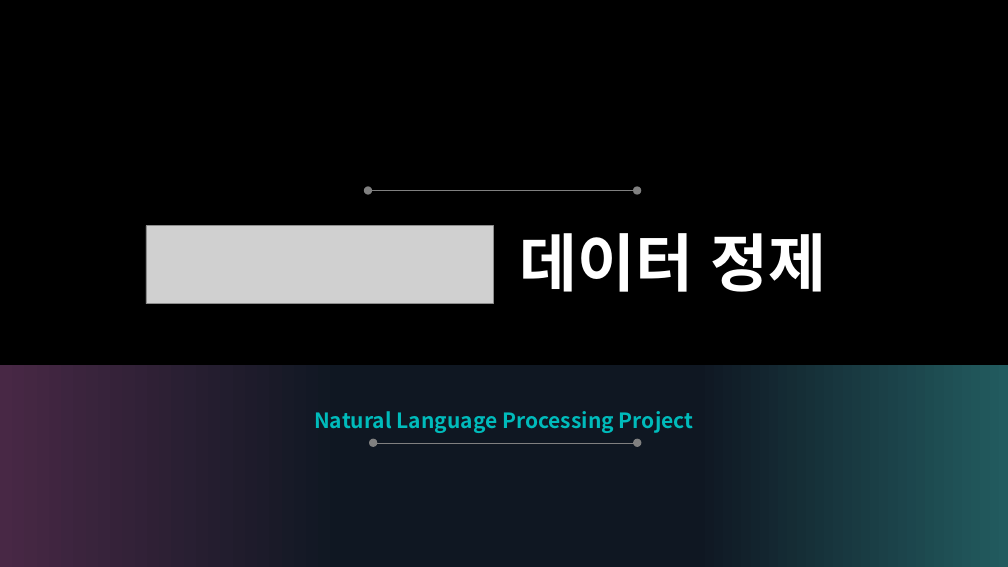
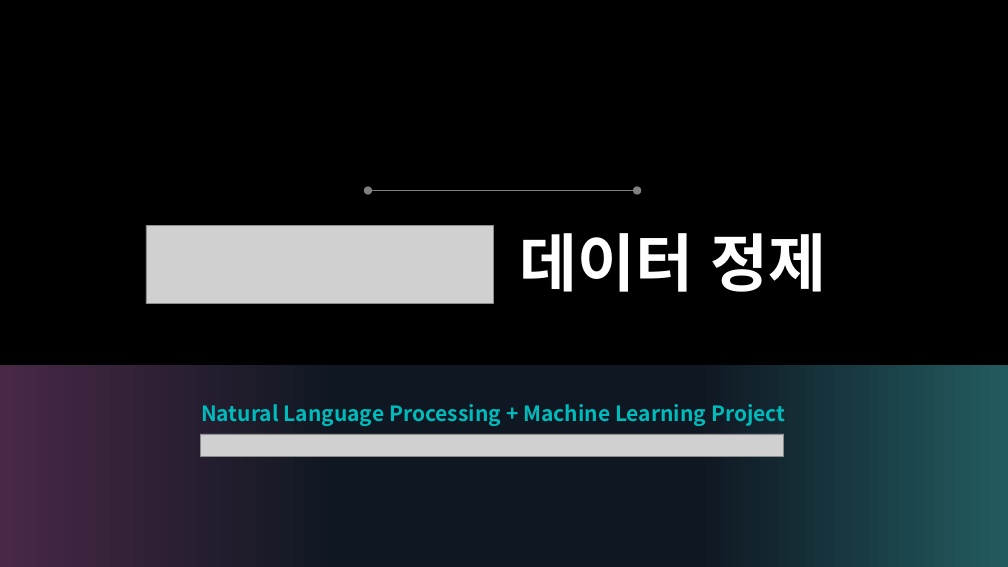
Before and after one commit to lsw6684/NLP_ML_Project, a slide deck: slide 1 of images/readMe.pptx. Drawn at 1008x567 pixels with LibreOffice and Linux fonts; fonts in the diff are those of the drawing; grey boxes stand for pictures; background and template pictures are left out. Boxes give left, top, right and bottom in pixels: in the first picture for what was removed or moved away, otherwise in the second. Text is boxed around its words. In the diff, an @@ line names an element or a change of style, - is before the commit and + after.

```diff
--- a/images/readMe.pptx
+++ b/images/readMe.pptx
@@ text at (201, 404, 785, 426): text changed @@
-Natural Language Processing Project
+Natural Language Processing + Machine Learning Project
@@ picture added at (200, 434, 784, 456) @@
@@ ellipse removed at (369, 439, 377, 447) @@
@@ line removed from (370, 443) to (640, 443) @@
@@ ellipse removed at (633, 439, 641, 447) @@
```
Also in this commit, not shown: 7 other slides changed, 9 other files.
